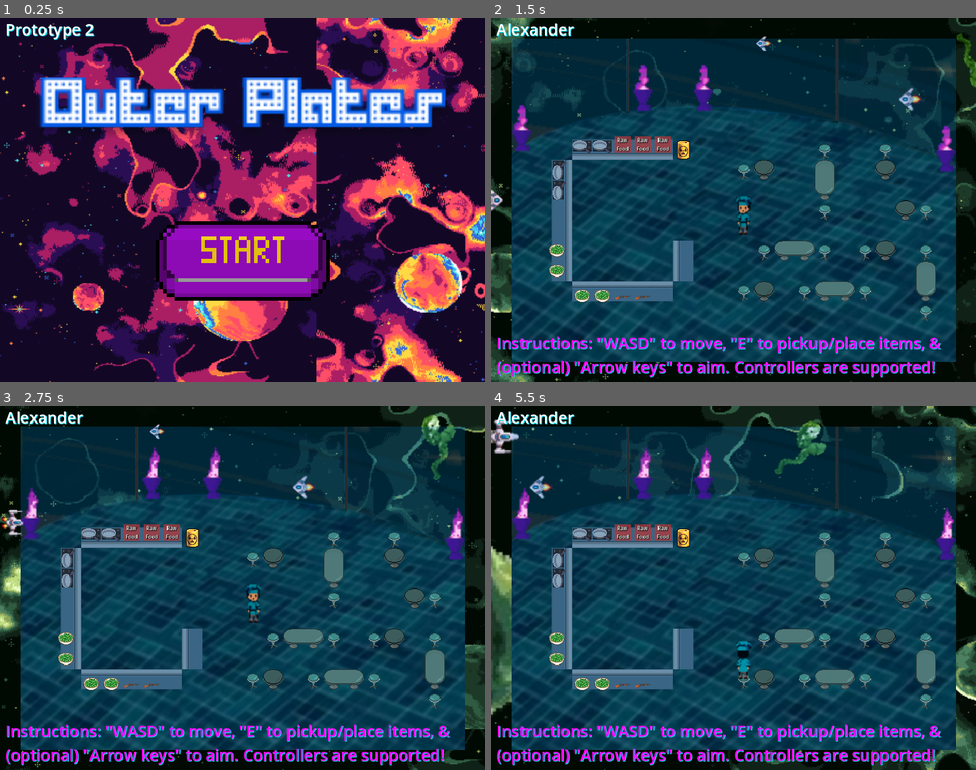
Above: before the commit, frames 1-4 (two rows, left to right).
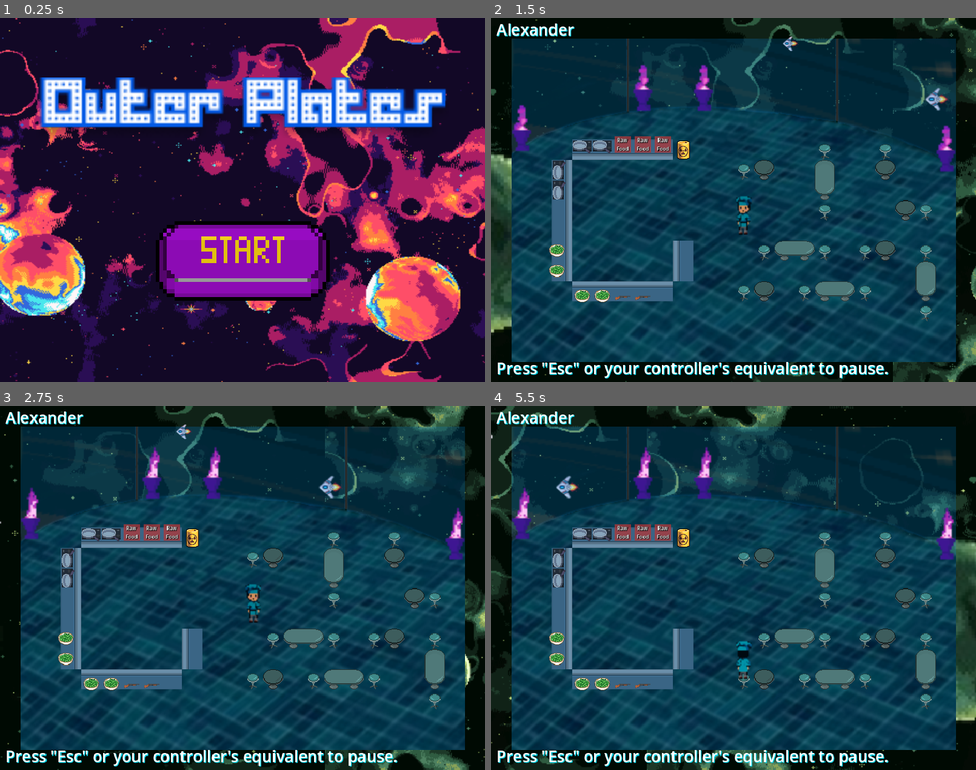
Above: after the commit, the same moments.

Repository: Alexander-Worley/Outer-Plates
Game: Godot game, scene res://Scenes/MainMenu/mainMenu.tscn
Same seed, same stepped clock (60 frames per second), same inputs: the game is played once before the commit and once after it.
Inputs (mouse positions are in pixels of both pictures, inside the frame that each line leads up to):
- Up to frame 1 (0.25 s): no input
- Up to frame 2 (1.5 s): click (733, 261) at 0.5 s; click "Alexander" at 1.25 s
- Up to frame 3 (2.75 s): hold Right (face_right) from 2.03 s (still down); hold E (pickup) from 2.03 s (still down)
- Up to frame 4 (5.5 s): release Right (face_right) at 2.78 s; release E (pickup) at 2.78 s; hold S (down) 2.78-3.53 s; tap Q (interact) at 2.85 s; tap E (pickup) at 3.05, 4.35, 5.3 s; hold Right (face_right) 3.53-4.28 s; hold E (pickup) 3.53-4.28 s; hold Up (face_up) 4.28-5.03 s; hold Left (face_left) from 5.03 s (still down); hold Q (interact) from 5.03 s (still down)

The runs differ from the first frame. In frame 1, 50% of the frame differs, in the area x 0-100%, y 0-100%; in frame 2, 10%; in frame 3, 11%; in frame 4, 14%.

Commit message:
Added a Pause Menu
Closes #48
Closes #50

Diff:
--- a/DevScenes/Alexander/Alexander.tscn
+++ b/DevScenes/Alexander/Alexander.tscn
@@ -13,16 +13,17 @@
 [ext_resource type="PackedScene" uid="uid://r0sqnmyx2q5r" path="res://Scenes/Restaurant/TestItems/testWeapon.tscn" id="9_kjlkh"]
 [ext_resource type="PackedScene" uid="uid://ede2frngbs0e" path="res://Scenes/Restaurant/Stove/stove.tscn" id="10_tc5h4"]
 [ext_resource type="PackedScene" uid="uid://dgjrwni0x7oo8" path="res://Scenes/Restaurant/Interactables/trashCan.tscn" id="13_ssd7v"]
+[ext_resource type="PackedScene" uid="uid://ci4ebcdwu4rl5" path="res://Scenes/PauseMenu/pauseMenu.tscn" id="14_5k5kf"]
 
 [node name="Alexander" type="Node2D"]
 
 [node name="Environment" type="Node2D" parent="."]
 
 [node name="Background" parent="Environment" instance=ExtResource("1_1fft2")]
-scroll_offset = Vector2(-1.48392e+06, 0)
+scroll_offset = Vector2(-1.67666e+06, 0)
 Planet = "Green Planet"
 
-[node name="Prototype 2" type="Label" parent="Environment/Background"]
+[node name="Alexander" type="Label" parent="Environment/Background"]
 offset_left = 8.0
 offset_right = 152.0
 offset_bottom = 40.0
@@ -33,14 +34,13 @@
 
 [node name="Instructions" type="Label" parent="Environment/Background"]
 offset_left = 8.0
-offset_top = 496.0
-offset_right = 560.0
+offset_top = 536.0
+offset_right = 624.0
 offset_bottom = 576.0
-theme_override_colors/font_color = Color(1, 0, 1, 1)
+theme_override_colors/font_color = Color(1, 1, 1, 1)
 theme_override_colors/font_shadow_color = Color(0, 0.862745, 0.94902, 1)
 theme_override_font_sizes/font_size = 25
-text = "Instructions: \"WASD\" to move, \"E\" to pickup/place items, &
-(optional) \"Arrow keys\" to aim. Controllers are supported!"
+text = "Press \"Esc\" or your controller's equivalent to pause."
 
 [node name="Ambiance" type="Node2D" parent="Environment"]
 
@@ -279,3 +279,5 @@
 [node name="Player" parent="Players" instance=ExtResource("5_2orcc")]
 position = Vector2(400, 328)
 playerNum = 3
+
+[node name="PauseMenu" parent="." instance=ExtResource("14_5k5kf")]
--- a/Scenes/MainMenu/mainMenu.tscn
+++ b/Scenes/MainMenu/mainMenu.tscn
@@ -18,16 +18,7 @@
 script = ExtResource("1_ncq7n")
 
 [node name="Background" parent="." instance=ExtResource("1_0v6ry")]
-scroll_offset = Vector2(-39794.2, 0)
-
-[node name="Prototype 2" type="Label" parent="Background"]
-offset_left = 8.0
-offset_right = 152.0
-offset_bottom = 40.0
-theme_override_colors/font_color = Color(1, 1, 1, 1)
-theme_override_colors/font_shadow_color = Color(0, 0.862745, 0.94902, 1)
-theme_override_font_sizes/font_size = 25
-text = "Prototype 2"
+scroll_offset = Vector2(-40673.7, 0)
 
 [node name="startButton" type="TextureButton" parent="."]
 offset_left = 240.0
--- /dev/null
+++ b/Scenes/PauseMenu/pauseMenu.gd
@@ -0,0 +1,68 @@
+extends Node2D
+
+const KEYBOARD_LAYOUTS = {
+	0: preload("res://Assets/UI/InputLayouts/Keyboard/keyboard-layout.png")
+}
+const NS_LAYOUTS = {
+	0: preload("res://Assets/UI/InputLayouts/NintendoSwitch/NS-black.png"),
+	1: preload("res://Assets/UI/InputLayouts/NintendoSwitch/NS-blue.png"),
+	2: preload("res://Assets/UI/InputLayouts/NintendoSwitch/NS-green.png"),
+	3: preload("res://Assets/UI/InputLayouts/NintendoSwitch/NS-grey.png"),
+	4: preload("res://Assets/UI/InputLayouts/NintendoSwitch/NS-purple.png"),
+	5: preload("res://Assets/UI/InputLayouts/NintendoSwitch/NS-red.png"),
+	6: preload("res://Assets/UI/InputLayouts/NintendoSwitch/NS-white.png"),
+	7: preload("res://Assets/UI/InputLayouts/NintendoSwitch/NS-yellow.png")
+}
+const PS_LAYOUTS = {
+	0: preload("res://Assets/UI/InputLayouts/PlayStation/PS-black.png"),
+	1: preload("res://Assets/UI/InputLayouts/PlayStation/PS-blue.png"),
+	2: preload("res://Assets/UI/InputLayouts/PlayStation/PS-green.png"),
+	3: preload("res://Assets/UI/InputLayouts/PlayStation/PS-grey.png"),
+	4: preload("res://Assets/UI/InputLayouts/PlayStation/PS-purple.png"),
+	5: preload("res://Assets/UI/InputLayouts/PlayStation/PS-red.png"),
+	6: preload("res://Assets/UI/InputLayouts/PlayStation/PS-white.png"),
+	7: preload("res://Assets/UI/InputLayouts/PlayStation/PS-yellow.png")
+}
+const XB_LAYOUTS = {
+	0: preload("res://Assets/UI/InputLayouts/Xbox/XB-black.png"),
+	1: preload("res://Assets/UI/InputLayouts/Xbox/XB-blue.png"),
+	2: preload("res://Assets/UI/InputLayouts/Xbox/XB-green.png"),
+	3: preload("res://Assets/UI/InputLayouts/Xbox/XB-grey.png"),
+	4: preload("res://Assets/UI/InputLayouts/Xbox/XB-purple.png"),
+	5: preload("res://Assets/UI/InputLayouts/Xbox/XB-red.png"),
+	6: preload("res://Assets/UI/InputLayouts/Xbox/XB-white.png"),
+	7: preload("res://Assets/UI/InputLayouts/Xbox/XB-yellow.png")
+}
+const NUM_CONTROLLER_TYPES: int = 3
+var controllerType: int = 1
+# Number of colors in each layout array
+@onready var NUM_COLORS: int = NS_LAYOUTS.size()
+@onready var keyboard = %Keyboard
+@onready var controller = %Controller
+@onready var layoutChangerTimer = $LayoutChangerTimer
+
+func _ready():
+	keyboard.texture = KEYBOARD_LAYOUTS[0]
+	controller.texture = NS_LAYOUTS[0]
+	hide()
+	layoutChangerTimer.connect("timeout", Callable(self, "_on_layoutChangerTimer_timeout"))
+
+func _input(event):
+	if event.is_action_pressed("pause"):
+		visible = !visible
+		get_tree().paused = !get_tree().paused
+		if layoutChangerTimer.is_stopped():
+			layoutChangerTimer.start()
+		else: layoutChangerTimer.stop()
+
+func _on_layoutChangerTimer_timeout():
+	controllerType += 1
+	if controllerType > 3: controllerType = 1
+	var color: int = randi_range(0, NUM_COLORS - 1)
+	match controllerType:
+		1:
+			controller.texture = NS_LAYOUTS[color]
+		2:
+			controller.texture = PS_LAYOUTS[color]
+		3:
+			controller.texture = XB_LAYOUTS[color]
--- /dev/null
+++ b/Scenes/PauseMenu/pauseMenu.tscn
@@ -0,0 +1,50 @@
+[gd_scene load_steps=4 format=3 uid="uid://ci4ebcdwu4rl5"]
+
+[ext_resource type="Script" path="res://Scenes/PauseMenu/pauseMenu.gd" id="1_rs14q"]
+[ext_resource type="Texture2D" uid="uid://yquwkfkjv63h" path="res://Assets/UI/InputLayouts/Keyboard/keyboard-layout.png" id="2_1o3ht"]
+[ext_resource type="Texture2D" uid="uid://bkmkbv5jikymo" path="res://Assets/UI/InputLayouts/NintendoSwitch/NS-black.png" id="3_qgv3g"]
+
+[node name="PauseMenu" type="Node2D"]
+process_mode = 3
+visible = false
+z_index = 10
+script = ExtResource("1_rs14q")
+
+[node name="Background" type="ColorRect" parent="."]
+offset_left = 32.0
+offset_top = 32.0
+offset_right = 736.0
+offset_bottom = 544.0
+color = Color(1, 1, 1, 0.74902)
+
+[node name="Keyboard" type="Sprite2D" parent="Background"]
+unique_name_in_owner = true
+position = Vector2(352, 112)
+scale = Vector2(0.811189, 0.811189)
+texture = ExtResource("2_1o3ht")
+
+[node name="Controller" type="Sprite2D" parent="Background"]
+unique_name_in_owner = true
+position = Vector2(352, 368)
+scale = Vector2(0.655682, 0.655682)
+texture = ExtResource("3_qgv3g")
+
+[node name="KeyboardControls" type="RichTextLabel" parent="Background"]
+layout_mode = 0
+offset_left = 216.0
+offset_top = 8.0
+offset_right = 624.0
+offset_bottom = 176.0
+theme_override_colors/default_color = Color(0, 0, 0, 1)
+theme_override_font_sizes/normal_font_size = 20
+theme_override_font_sizes/bold_font_size = 20
+bbcode_enabled = true
+text = "[b]Keyboard Controls:[/b]
+[color=#f8d615][b]Esc:[/b] Open/Close this Pause Menu[/color]
+[color=#1db63a][b]W, A, S, D:[/b] Move[/color]
+[color=#5eb1e7][b]E, Space Bar:[/b] Pick Up or Put Down Objects[/color]
+[color=#ac97d8][b]Q, Shift:[/b] Interact[/color]
+[color=#f67f00][b]Arrow Keys:[/b] Aim (optional)[/color]"
+
+[node name="LayoutChangerTimer" type="Timer" parent="."]
+wait_time = 3.0
--- a/Scenes/Restaurant/restaurant.tscn
+++ b/Scenes/Restaurant/restaurant.tscn
@@ -12,34 +12,34 @@
 [ext_resource type="PackedScene" uid="uid://r0sqnmyx2q5r" path="res://Scenes/Restaurant/TestItems/testWeapon.tscn" id="9_3ncmo"]
 [ext_resource type="PackedScene" uid="uid://cuek2wfflpv5k" path="res://Scenes/Restaurant/Environment/lavaLamp.tscn" id="10_f2two"]
 [ext_resource type="PackedScene" uid="uid://dgjrwni0x7oo8" path="res://Scenes/Restaurant/Interactables/trashCan.tscn" id="11_l1h7v"]
+[ext_resource type="PackedScene" uid="uid://ci4ebcdwu4rl5" path="res://Scenes/PauseMenu/pauseMenu.tscn" id="13_ybtij"]
 
 [node name="Restaurant" type="Node2D"]
 
 [node name="Environment" type="Node2D" parent="."]
 
 [node name="Background" parent="Environment" instance=ExtResource("1_t7iru")]
-scroll_offset = Vector2(-1.04844e+06, 0)
+scroll_offset = Vector2(-1.05282e+06, 0)
 Planet = "Green Planet"
 
-[node name="Prototype 2" type="Label" parent="Environment/Background"]
+[node name="Day 1" type="Label" parent="Environment/Background"]
 offset_left = 8.0
 offset_right = 152.0
 offset_bottom = 40.0
 theme_override_colors/font_color = Color(1, 1, 1, 1)
 theme_override_colors/font_shadow_color = Color(0, 0.862745, 0.94902, 1)
 theme_override_font_sizes/font_size = 25
-text = "Prototype 2"
+text = "Day 1"
 
 [node name="Instructions" type="Label" parent="Environment/Background"]
 offset_left = 8.0
-offset_top = 496.0
-offset_right = 560.0
+offset_top = 536.0
+offset_right = 624.0
 offset_bottom = 576.0
-theme_override_colors/font_color = Color(1, 0, 1, 1)
+theme_override_colors/font_color = Color(1, 1, 1, 1)
 theme_override_colors/font_shadow_color = Color(0, 0.862745, 0.94902, 1)
 theme_override_font_sizes/font_size = 25
-text = "Instructions: \"WASD\" to move, \"E\" to pickup/place items, &
-(optional) \"Arrow keys\" to aim. Controllers are supported!"
+text = "Press \"Esc\" or your controller's equivalent to pause."
 
 [node name="Ambiance" type="Node2D" parent="Environment"]
 
@@ -280,3 +280,5 @@
 [node name="Player" parent="Players" instance=ExtResource("2_srumu")]
 position = Vector2(400, 328)
 playerNum = 3
+
+[node name="PauseMenu" parent="." instance=ExtResource("13_ybtij")]
Binary file added: Assets/UI/InputLayouts/Keyboard/keyboard-layout.png
Not shown, added: Assets/UI/InputLayouts/Keyboard/keyboard-layout.png.import
Binary file added: Assets/UI/InputLayouts/NintendoSwitch/NS-black.png
Not shown, added: Assets/UI/InputLayouts/NintendoSwitch/NS-black.png.import
Binary file added: Assets/UI/InputLayouts/NintendoSwitch/NS-blue.png
Not shown, added: Assets/UI/InputLayouts/NintendoSwitch/NS-blue.png.import
Binary file added: Assets/UI/InputLayouts/NintendoSwitch/NS-green.png
Not shown, added: Assets/UI/InputLayouts/NintendoSwitch/NS-green.png.import
Binary file added: Assets/UI/InputLayouts/NintendoSwitch/NS-grey.png
Not shown, added: Assets/UI/InputLayouts/NintendoSwitch/NS-grey.png.import
Binary file added: Assets/UI/InputLayouts/NintendoSwitch/NS-purple.png
Not shown, added: Assets/UI/InputLayouts/NintendoSwitch/NS-purple.png.import
(and 41 more such lines)
